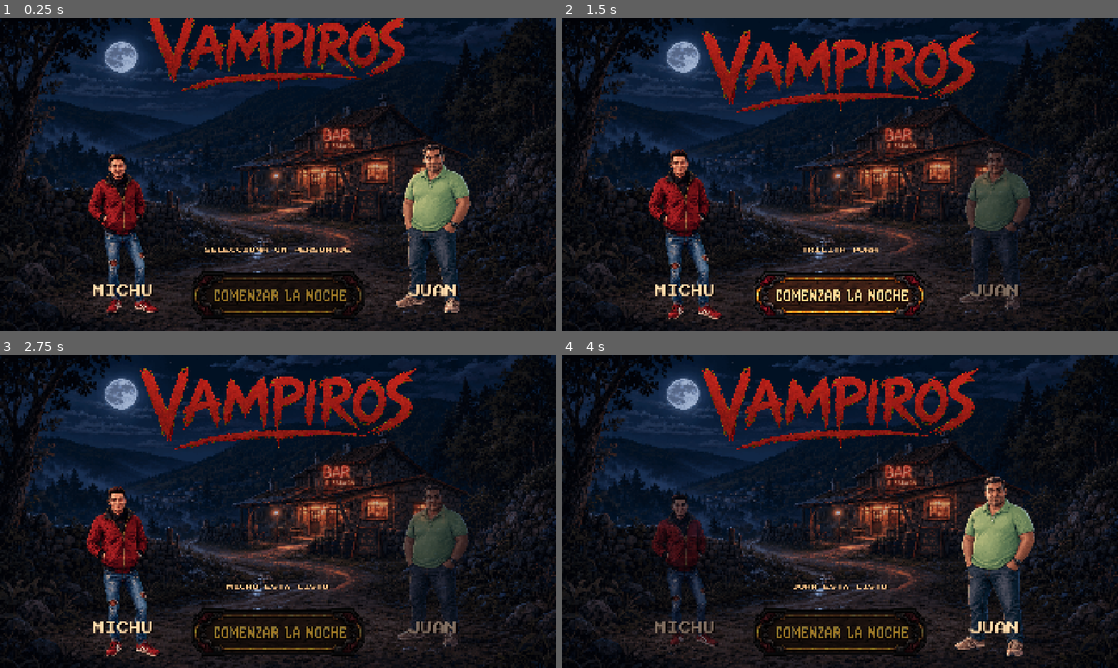
Above: before the commit, frames 1-4 (two rows, left to right).
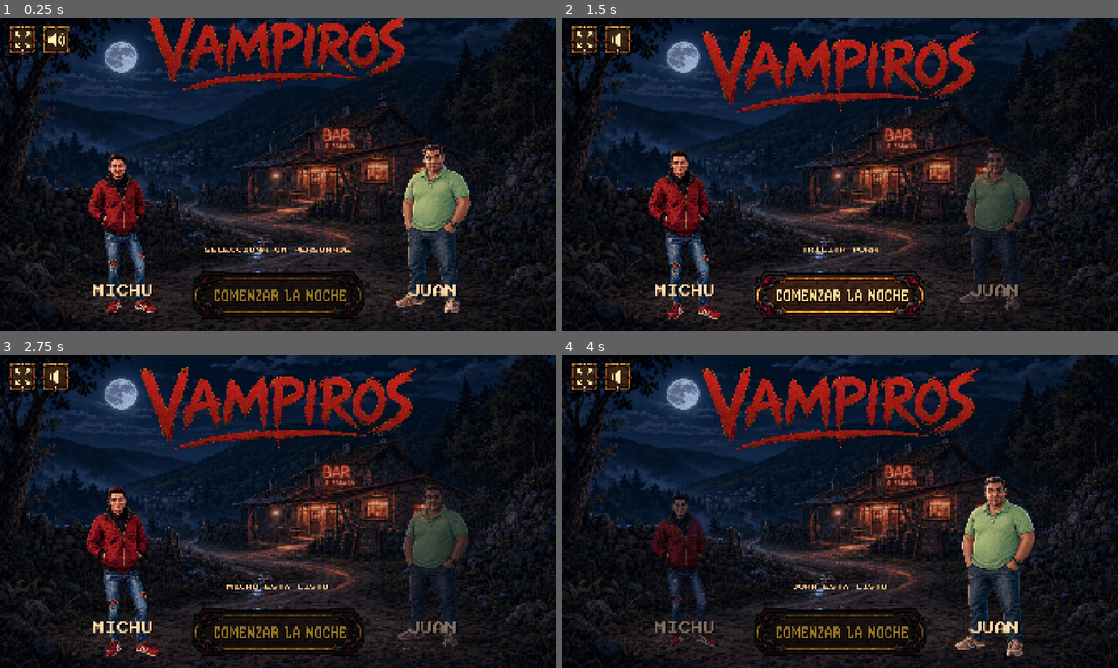
Above: after the commit, the same moments.

Repository: toxicomediante/vampiros
Game: Godot game, scene res://scenes/main.tscn
Two runs of this game, one before a commit and one after it. Both use one fixed random seed, a clock stepped at 60 frames per second and the inputs below.
Inputs (mouse positions are in pixels of both pictures, inside the frame that each line leads up to):
- Up to frame 1 (0.25 s): no input
- Up to frame 2 (1.5 s): click (617, 39) at 0.52 s; click (684, 212) at 1.25 s
- Up to frame 3 (2.75 s): click (278, 633) at 2 s
- Up to frame 4 (4 s): click (995, 549) at 2.75 s; click (840, 633) at 3.5 s

The runs differ from the first frame. In frame 1, 0.7% of the frame differs, in the area x 1-13%, y 2-12%; in frame 2, 0.7%; in frame 3, 0.7%; in frame 4, 0.7%.

Commit message:
Add browser controls and improve social preview

Diff:
--- a/scenes/main.tscn
+++ b/scenes/main.tscn
@@ -9,6 +9,10 @@
 [ext_resource type="Texture2D" path="res://assets/ui/start_button_pressed.png" id="7_start_pressed"]
 [ext_resource type="Texture2D" path="res://assets/ui/start_button_disabled.png" id="8_start_disabled"]
 [ext_resource type="AudioStream" path="res://assets/audio/neon_blood_drive.wav" id="9_music"]
+[ext_resource type="Texture2D" path="res://assets/ui/generated/fullscreen.png" id="10_fullscreen"]
+[ext_resource type="Texture2D" path="res://assets/ui/generated/sound_on.png" id="11_sound_on"]
+[ext_resource type="Texture2D" path="res://assets/ui/generated/windowed.png" id="12_windowed"]
+[ext_resource type="Texture2D" path="res://assets/ui/generated/sound_off.png" id="13_sound_off"]
 
 [sub_resource type="Theme" id="PixelTheme"]
 default_font = ExtResource("4_pixel_font")
@@ -50,6 +54,32 @@
 grow_vertical = 2
 mouse_filter = 2
 color = Color(0.02, 0.05, 0.15, 0.12)
+
+[node name="TopControls" type="HBoxContainer" parent="."]
+layout_mode = 0
+offset_left = 28.0
+offset_top = 26.0
+offset_right = 244.0
+offset_bottom = 126.0
+theme_override_constants/separation = 16
+
+[node name="FullscreenButton" type="TextureButton" parent="TopControls"]
+custom_minimum_size = Vector2(100, 100)
+layout_mode = 2
+focus_mode = 0
+texture_normal = ExtResource("10_fullscreen")
+texture_pressed = ExtResource("12_windowed")
+ignore_texture_size = true
+stretch_mode = 5
+
+[node name="SoundButton" type="TextureButton" parent="TopControls"]
+custom_minimum_size = Vector2(100, 100)
+layout_mode = 2
+focus_mode = 0
+texture_normal = ExtResource("11_sound_on")
+texture_pressed = ExtResource("13_sound_off")
+ignore_texture_size = true
+stretch_mode = 5
 
 [node name="Logo" type="TextureRect" parent="."]
 layout_mode = 0
--- a/scripts/character_select.gd
+++ b/scripts/character_select.gd
@@ -14,8 +14,16 @@
 @onready var start_button: TextureButton = $StartButton
 @onready var status: Label = $Status
 @onready var background_music: AudioStreamPlayer = $BackgroundMusic
+@onready var fullscreen_button: TextureButton = $TopControls/FullscreenButton
+@onready var sound_button: TextureButton = $TopControls/SoundButton
+
+const FULLSCREEN_TEXTURE := preload("res://assets/ui/generated/fullscreen.png")
+const WINDOWED_TEXTURE := preload("res://assets/ui/generated/windowed.png")
+const SOUND_ON_TEXTURE := preload("res://assets/ui/generated/sound_on.png")
+const SOUND_OFF_TEXTURE := preload("res://assets/ui/generated/sound_off.png")
 
 var selected_character := ""
+var sound_enabled := true
 
 func _ready() -> void:
 	if background_music.stream is AudioStreamWAV:
@@ -29,7 +37,10 @@
 	michu_button.pressed.connect(_select_character.bind("michu"))
 	juan_button.pressed.connect(_select_character.bind("juan"))
 	start_button.pressed.connect(_start_night)
+	fullscreen_button.pressed.connect(_toggle_fullscreen)
+	sound_button.pressed.connect(_toggle_sound)
 	start_button.disabled = true
+	_refresh_control_icons()
 	_play_intro()
 
 func _build_idle_frames(sheet: Texture2D, frame_count: int) -> SpriteFrames:
@@ -85,5 +96,28 @@
 
 func _ensure_music_started() -> void:
 	# Web browsers may defer autoplay until the player's first interaction.
-	if not background_music.playing:
+	if sound_enabled and not background_music.playing:
 		background_music.play()
+
+func _toggle_fullscreen() -> void:
+	var is_fullscreen := DisplayServer.window_get_mode() == DisplayServer.WINDOW_MODE_FULLSCREEN
+	DisplayServer.window_set_mode(
+		DisplayServer.WINDOW_MODE_WINDOWED if is_fullscreen else DisplayServer.WINDOW_MODE_FULLSCREEN
+	)
+	# Allow the browser/window manager to apply the mode before refreshing the icon.
+	await get_tree().process_frame
+	_refresh_control_icons()
+
+func _toggle_sound() -> void:
+	sound_enabled = not sound_enabled
+	background_music.stream_paused = not sound_enabled
+	if sound_enabled:
+		_ensure_music_started()
+	_refresh_control_icons()
+
+func _refresh_control_icons() -> void:
+	var is_fullscreen := DisplayServer.window_get_mode() == DisplayServer.WINDOW_MODE_FULLSCREEN
+	fullscreen_button.texture_normal = WINDOWED_TEXTURE if is_fullscreen else FULLSCREEN_TEXTURE
+	fullscreen_button.tooltip_text = "SALIR DE PANTALLA COMPLETA" if is_fullscreen else "PANTALLA COMPLETA"
+	sound_button.texture_normal = SOUND_ON_TEXTURE if sound_enabled else SOUND_OFF_TEXTURE
+	sound_button.tooltip_text = "DESACTIVAR SONIDO" if sound_enabled else "ACTIVAR SONIDO"
Binary file removed: assets/social/vampiros_social_preview.png
Binary file added: assets/social/vampiros_social_preview_v2.png
Binary file added: assets/ui/generated/fullscreen.png
Binary file added: assets/ui/generated/sound_off.png
Binary file added: assets/ui/generated/sound_on.png
Binary file added: assets/ui/generated/windowed.png
Not shown, changed: export_presets.cfg
Not shown: 1 places in scenes/main.tscn that only renumber resources
Not shown, changed: .github/workflows/web.yml
